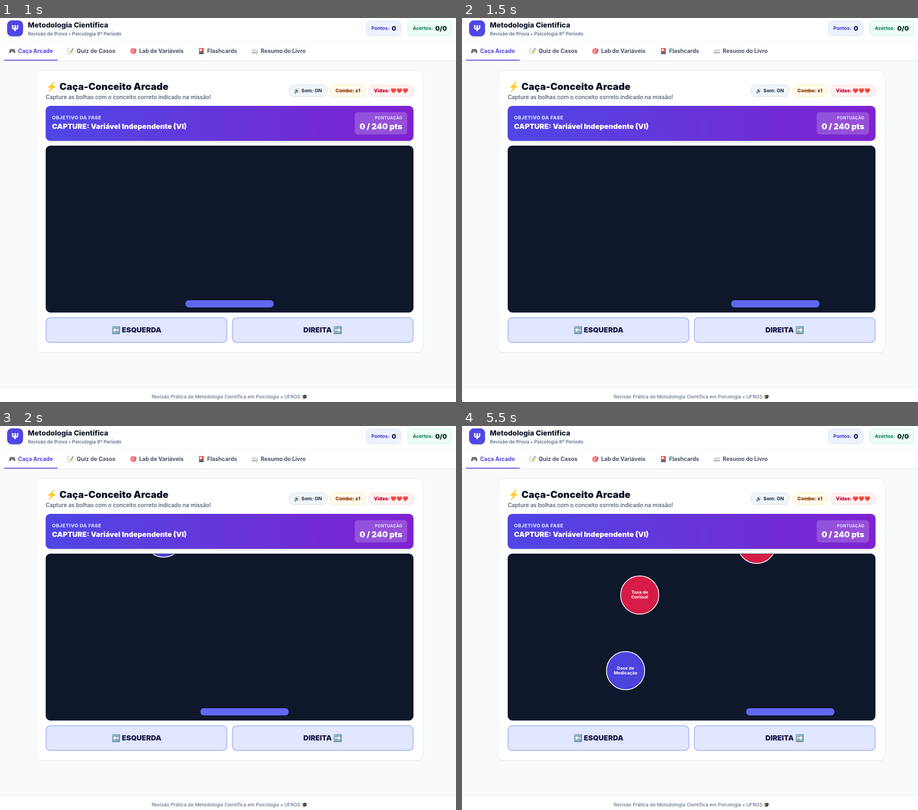
Above: before the commit, frames 1-4 (two rows, left to right).
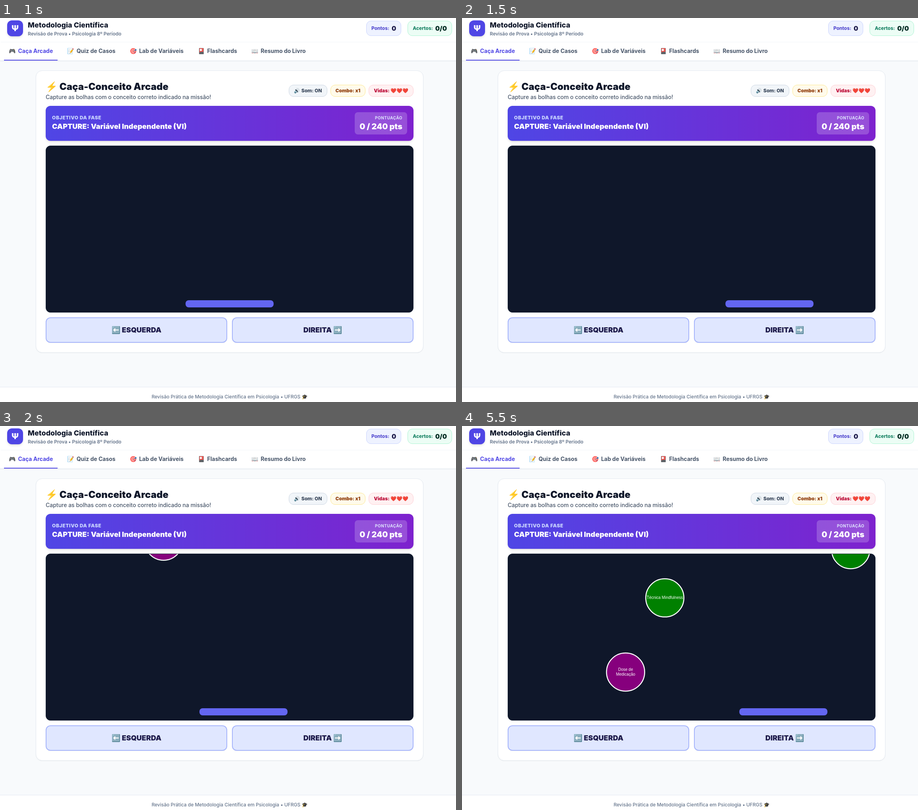
Above: after the commit, the same moments.

Repository: anamartins7/jogo-metodologia-psicologia
Game: browser game, page index.html
The game is run twice, just before and just after one commit, with the same random seed, the same clock (stepped at 60 frames per second) and the same inputs.
Inputs (mouse positions are in pixels of both pictures, inside the frame that each line leads up to):
- Up to frame 1 (1 s): click "▶️ INICIAR JOGO" at 0.27 s
- Up to frame 2 (1.5 s): hold Right from 1.03 s (still down); move the mouse to (690, 244) at 1.07 s
- Up to frame 3 (2 s): release Right at 1.53 s; hold Left from 1.58 s (still down); move the mouse to (155, 621) at 1.67 s
- Up to frame 4 (5.5 s): release Left at 2.15 s; hold Right 2.2-2.87 s; move the mouse to (762, 610) at 2.27 s; move the mouse to (744, 671) at 2.87 s; hold Left 2.92-3.35 s; hold Right 3.4-3.9 s; move the mouse to (598, 679) at 3.47 s; hold Left 3.95-4.52 s; move the mouse to (690, 602) at 4.07 s; hold Right 4.57-5.23 s; move the mouse to (799, 644) at 4.67 s; move the mouse to (580, 637) at 5.27 s; hold Left from 5.28 s (still down)

Frame 1 is identical in both runs. In frame 2, less than 0.1% of the frame differs, in the area x 57-79%, y 73-76%; in frame 3, less than 0.1%; in frame 4, 2.4%, in the area x 31-90%, y 33-76%.

Commit message:
Add files via upload

Diff:
--- a/index.html
+++ b/index.html
@@ -37,7 +37,6 @@
         .card-back {
             transform: rotateY(180deg);
         }
-        /* Custom scrollbar for mobile text reader */
         ::-webkit-scrollbar {
             width: 6px;
         }
@@ -78,7 +77,7 @@
             </div>
         </div>
 
-        <!-- Mode Selector Tabs (Scrollable on small mobile screens) -->
+        <!-- Mode Selector Tabs -->
         <nav class="max-w-6xl mx-auto px-2 flex space-x-1 md:space-x-3 border-t border-slate-100 text-xs md:text-sm font-bold overflow-x-auto no-scrollbar">
             <button onclick="switchTab('arcade')" id="tab-arcade" class="py-3 px-3 border-b-2 border-indigo-600 text-indigo-600 flex items-center gap-1.5 whitespace-nowrap">
                 <span>🎮</span> Caça Arcade
@@ -157,9 +156,7 @@
                             <span id="overlay-final-score" class="text-2xl font-black text-amber-300">0 / 240 pts</span>
                             <span id="overlay-percentage" class="text-xs font-bold text-emerald-400 block mt-0.5">Aproveitamento: 0%</span>
                         </div>
-                        <!-- Summary list of correct target concepts for learning -->
                         <div id="overlay-target-summary" class="hidden mb-4 text-left bg-slate-800 p-3.5 rounded-xl border border-slate-700 max-w-md text-xs md:text-sm space-y-2 max-h-44 overflow-y-auto selectable-text">
-                            <!-- Dynamic summary -->
                         </div>
                         <button onclick="startArcadeGame()" class="px-8 py-3.5 bg-indigo-600 hover:bg-indigo-700 font-black rounded-xl text-base transition shadow-lg transform active:scale-95">
                             ▶️ INICIAR JOGO
@@ -322,7 +319,6 @@
                                     Definição & Exemplo
                                 </span>
                                 <div id="fc-content" class="text-xs md:text-sm leading-relaxed text-slate-200 space-y-2">
-                                    <!-- Dynamic content -->
                                 </div>
                             </div>
                             <span class="text-xs font-semibold text-indigo-300 text-center mt-3 block">🔄 Toque para voltar ao frente</span>
@@ -343,7 +339,7 @@
             </div>
         </section>
 
-        <!-- TAB 4: RESUMO TEÓRICO AMPLIADO (BASEADO NO LIVRO DA UFRGS) -->
+        <!-- TAB 4: RESUMO TEÓRICO AMPLIADO -->
         <section id="section-cheatsheet" class="hidden space-y-6 selectable-text">
             <div class="bg-white rounded-2xl p-5 md:p-8 shadow-sm border border-slate-200 space-y-8">
 
@@ -375,7 +371,6 @@
                         </div>
                     </div>
 
-                    <!-- Comparison Table of Knowledge Types -->
                     <div class="mt-4 pl-0 md:pl-11 overflow-x-auto">
                         <h4 class="font-extrabold text-xs uppercase tracking-wider text-slate-500 mb-2">As 4 Modalidades de Conhecimento (Tartuce, 2006):</h4>
                         <table class="w-full text-left text-xs md:text-sm border-collapse border border-slate-200 rounded-lg">
@@ -453,7 +448,6 @@
                     </div>
 
                     <div class="space-y-4 pl-0 md:pl-11">
-                        <!-- Abordagem -->
                         <div class="bg-slate-50 border border-slate-200 p-4 rounded-xl">
                             <h3 class="font-extrabold text-slate-900 text-sm mb-2 text-indigo-700">1. Quanto à Abordagem</h3>
                             <div class="grid grid-cols-1 md:grid-cols-2 gap-3 text-xs md:text-sm text-slate-700">
@@ -468,7 +462,6 @@
                             </div>
                         </div>
 
-                        <!-- Natureza e Objetivos -->
                         <div class="grid grid-cols-1 md:grid-cols-2 gap-4">
                             <div class="bg-slate-50 border border-slate-200 p-4 rounded-xl">
                                 <h3 class="font-extrabold text-slate-900 text-sm mb-2 text-indigo-700">2. Quanto aos Objetivos</h3>
@@ -528,8 +521,6 @@
 
     <!-- SCRIPT DA APLICAÇÃO -->
     <script>
-        // DATA SOURCES FROM DOCUMENT & BOOK
-
         const quizData = [
             {
                 category: "Método vs. Metodologia",
@@ -705,7 +696,6 @@
             }
         ];
 
-        // TARGET DEFINITION FOR ARCADE GAME
         const arcadeTargets = [
             {
                 type: "VI",
@@ -796,6 +786,16 @@
         let audioCtx = null;
         let isSoundEnabled = true;
 
+        // CORES DA BANDEIRA LGBT (Misturadas aleatoriamente)
+        const LGBT_PALETTE = [
+            '#FF0018', // Vermelho
+            '#FFA500', // Laranja
+            '#FFFF00', // Amarelo
+            '#008000', // Verde
+            '#0000F9', // Azul
+            '#86007D'  // Roxo
+        ];
+
         let arcadeState = {
             activeTargetIndex: 0,
             score: 0,
@@ -812,7 +812,6 @@
             spawnTimer: 0
         };
 
-        // SOUND SYNTHESIZER
         function playSound(type) {
             if (!isSoundEnabled) return;
             try {
@@ -867,7 +866,6 @@
             }
         }
 
-        // ARCADE INITIALIZATION
         function initArcade() {
             arcadeCanvas = document.getElementById('gameCanvas');
             if (!arcadeCanvas) return;
@@ -877,7 +875,6 @@
 
             const container = document.getElementById('canvas-container');
 
-            // Mobile Touch / Dragging Controls
             const handleTouch = (e) => {
                 if (!arcadeState.isRunning) return;
                 const rect = arcadeCanvas.getBoundingClientRect();
@@ -892,7 +889,6 @@
                 if (e.buttons === 1) handleTouch(e);
             });
 
-            // Keyboard Listeners
             window.addEventListener('keydown', (e) => {
                 if (e.key === 'ArrowLeft' || e.key === 'a' || e.key === 'A') arcadeState.isMovingLeft = true;
                 if (e.key === 'ArrowRight' || e.key === 'd' || e.key === 'D') arcadeState.isMovingRight = true;
@@ -958,6 +954,7 @@
 
             const radius = Math.max(34, Math.min(48, arcadeCanvas.width * 0.11));
             const x = radius + Math.random() * (arcadeCanvas.width - radius * 2);
+            const randomLGBTColor = LGBT_PALETTE[Math.floor(Math.random() * LGBT_PALETTE.length)];
 
             arcadeState.bubbles.push({
                 x: x,
@@ -966,62 +963,64 @@
                 text: item.text,
                 exp: item.exp,
                 isCorrect: isCorrect,
+                color: randomLGBTColor,
                 speed: 1.1 + Math.random() * 0.5
             });
         }
 
-        function showExplanationToast(text, isCorrect, exp) {
+        function showExplanationToast(text, isHit, explanation) {
             const toast = document.getElementById('arcade-explanation-toast');
-            toast.classList.remove('hidden', 'bg-emerald-50', 'bg-rose-50', 'border-emerald-300', 'border-rose-300', 'text-emerald-950', 'text-rose-950');
-
-            if (isCorrect) {
-                toast.classList.add('bg-emerald-50', 'border-emerald-300', 'text-emerald-950');
-                toast.innerHTML = `<strong>✅ ACERTOU!</strong> "${text}" - ${exp}`;
+            toast.classList.remove('hidden');
+            if (isHit) {
+                toast.className = "mb-3 p-3.5 rounded-xl text-left text-xs md:text-sm font-semibold transition-all duration-300 bg-emerald-50 border border-emerald-200 text-emerald-950 shadow-sm";
+                toast.innerHTML = `<strong>✅ BOAS COMPRAS: "${text}"</strong> — ${explanation}`;
             } else {
-                toast.classList.add('bg-rose-50', 'border-rose-300', 'text-rose-950');
-                toast.innerHTML = `<strong>❌ ERROU!</strong> "${text}" - ${exp}`;
+                toast.className = "mb-3 p-3.5 rounded-xl text-left text-xs md:text-sm font-semibold transition-all duration-300 bg-rose-50 border border-rose-200 text-rose-950 shadow-sm";
+                toast.innerHTML = `<strong>❌ ATENÇÃO! "${text}"</strong> — ${explanation}`;
             }
         }
 
         function createParticles(x, y, color) {
-            for (let i = 0; i < 8; i++) {
+            for (let i = 0; i < 12; i++) {
+                const angle = Math.random() * Math.PI * 2;
+                const speed = 1.5 + Math.random() * 3;
                 arcadeState.particles.push({
                     x: x,
                     y: y,
-                    vx: (Math.random() - 0.5) * 5,
-                    vy: (Math.random() - 0.5) * 5,
-                    life: 1,
+                    vx: Math.cos(angle) * speed,
+                    vy: Math.sin(angle) * speed,
+                    life: 1.0,
                     color: color
                 });
             }
         }
 
-        // SMOOTH Delta-Time Frame Loop
-        function arcadeLoop(timestamp) {
+        function arcadeLoop(now) {
             if (!arcadeState.isRunning) return;
 
-            const dt = Math.min(32, timestamp - lastFrameTime) / 16.6; // Normalized scale
-            lastFrameTime = timestamp;
-
-            const speed = 7.5 * dt;
+            const dt = Math.min(2.0, (now - lastFrameTime) / 16.66);
+            lastFrameTime = now;
+
+            // Clear Canvas
+            ctx.fillStyle = '#0F172A';
+            ctx.fillRect(0, 0, arcadeCanvas.width, arcadeCanvas.height);
+
+            // Move Basket
+            const speed = 7 * dt;
             if (arcadeState.isMovingLeft) arcadeState.basketX -= speed;
             if (arcadeState.isMovingRight) arcadeState.basketX += speed;
             arcadeState.basketX = Math.max(0, Math.min(arcadeCanvas.width - arcadeState.basketWidth, arcadeState.basketX));
 
-            // Clear Screen
-            ctx.fillStyle = '#0F172A';
-            ctx.fillRect(0, 0, arcadeCanvas.width, arcadeCanvas.height);
-
-            // Draw Basket
-            const basketY = arcadeCanvas.height - arcadeState.basketHeight - 12;
+            // Render Basket
+            const basketY = arcadeCanvas.height - 30;
             ctx.fillStyle = '#6366F1';
             ctx.beginPath();
             ctx.roundRect(arcadeState.basketX, basketY, arcadeState.basketWidth, arcadeState.basketHeight, 8);
             ctx.fill();
 
-            // Spawn bubbles
+            // Spawn Control
             arcadeState.spawnTimer += dt;
-            if (arcadeState.spawnTimer > 100) {
+            if (arcadeState.spawnTimer >= 95) {
                 spawnBubble();
                 arcadeState.spawnTimer = 0;
             }
@@ -1031,18 +1030,16 @@
                 const b = arcadeState.bubbles[i];
                 b.y += b.speed * dt;
 
-                // Draw Bubble
                 ctx.beginPath();
                 ctx.arc(b.x, b.y, b.radius, 0, Math.PI * 2);
-                ctx.fillStyle = b.isCorrect ? 'rgba(79, 70, 229, 0.95)' : 'rgba(225, 29, 72, 0.95)';
+                ctx.fillStyle = b.color;
                 ctx.fill();
                 ctx.strokeStyle = '#FFFFFF';
-                ctx.lineWidth = 2;
+                ctx.lineWidth = 2.5;
                 ctx.stroke();
 
-                // Draw Text
-                ctx.fillStyle = '#FFFFFF';
-                ctx.font = 'bold 11px Inter, sans-serif';
+                ctx.fillStyle = (b.color === '#FFFF00') ? '#000000' : '#FFFFFF';
+                ctx.font = 'black 11px Inter, sans-serif';
                 ctx.textAlign = 'center';
                 ctx.textBaseline = 'middle';
 
@@ -1093,7 +1090,6 @@
                     }
                 }
 
-                // Remove Out of bounds
                 if (b.y - b.radius > arcadeCanvas.height) {
                     arcadeState.bubbles.splice(i, 1);
                 }
@@ -1164,7 +1160,6 @@
             document.getElementById('score-display').innerText = score;
         }
 
-        // TAB SWITCHING
         function switchTab(tabName) {
             ['arcade', 'quiz', 'variables', 'flashcards', 'cheatsheet'].forEach(t => {
                 document.getElementById(`section-${t}`).classList.add('hidden');
@@ -1184,7 +1179,6 @@
             }
         }
 
-        // QUIZ MODULE
         function loadQuizQuestion() {
             const q = quizData[currentQuizIndex];
             document.getElementById('quiz-progress-text').innerText = `Questão ${currentQuizIndex + 1} de ${quizData.length}`;
@@ -1259,7 +1253,6 @@
             }
         }
 
-        // VARIABLE LAB MODULE
         function loadVariableCase() {
             const vCase = variableCases[currentVarCaseIndex];
             document.getElementById('var-scenario-title').innerText = vCase.title;
@@ -1349,7 +1342,6 @@
             }
         }
 
-        // FLASHCARDS MODULE
         function loadFlashcard() {
             const fc = flashcardsData[currentFlashcardIndex];
             document.getElementById('fc-category').innerText = fc.category;
@@ -1383,7 +1375,6 @@
             }
         }
 
-        // INITIAL LOAD
         window.onload = function() {
             loadQuizQuestion();
             loadVariableCase();
